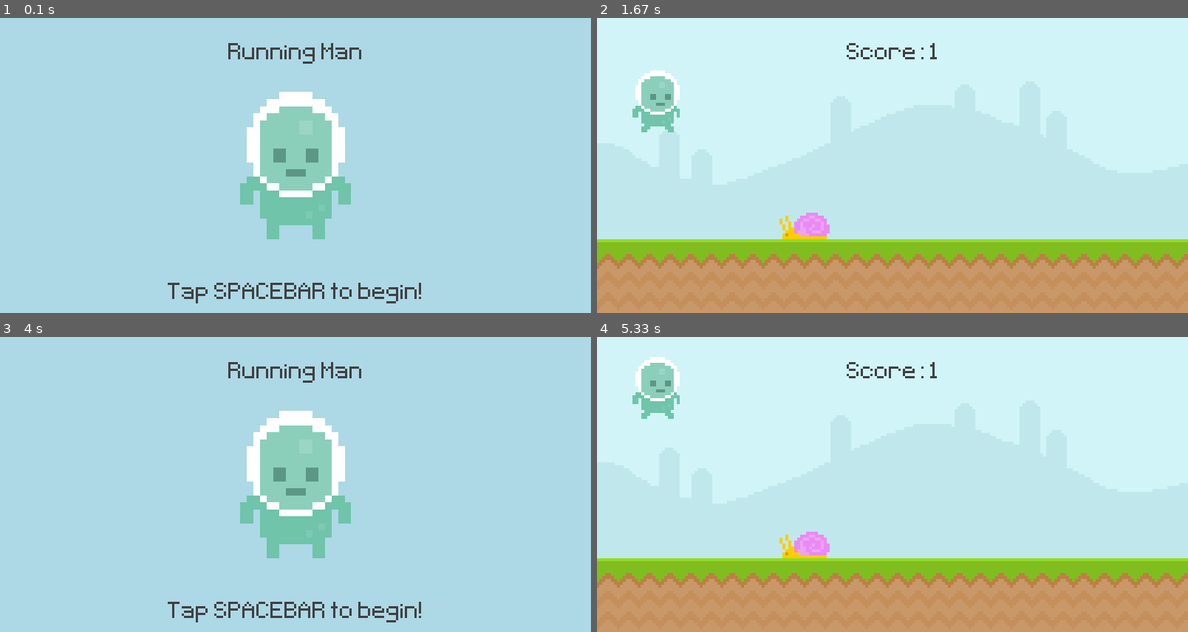
Above: before the commit, frames 1-4 (two rows, left to right).
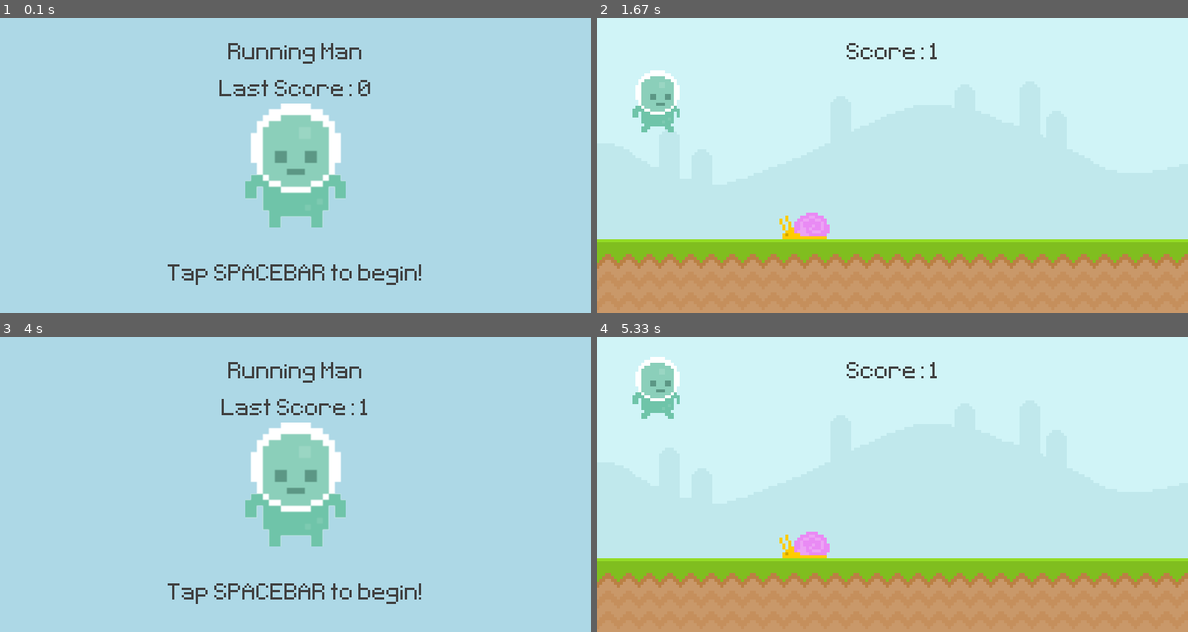
Above: after the commit, the same moments.

Repository: Clu-Codes/pygame
Game: pygame game, started from test.py
Same seed, same stepped clock (60 frames per second), same inputs: the game is played once before the commit and once after it.
Inputs (mouse positions are in pixels of both pictures, inside the frame that each line leads up to):
- Up to frame 1 (0.1 s): no input
- Up to frame 2 (1.67 s): tap Space at 0.33, 1.5 s; click (656, 206) at 0.72 s
- Up to frame 3 (4 s): tap Space at 2.33 s; click (59, 525) at 2.72 s
- Up to frame 4 (5.33 s): tap Space at 4, 4.33, 4.73, 5.03 s

The runs differ from the first frame. In frame 1, 4.6% of the frame differs, in the area x 28-72%, y 21-97%; in frame 2, nothing differs; in frame 3, 4.6%; in frame 4, nothing differs.

Commit message:
add improvements to intro screen - previous run score and use of rotozoom.

Diff:
--- a/test.py
+++ b/test.py
@@ -7,6 +7,7 @@
     score_surface = game_font.render(f'Score: {current_time}', False, (64,64,64)) #render takes three arguments: the text to display, whether you want anti-aliasing, and the color of the font
     score_rect = score_surface.get_rect(center = (400, 50))
     screen.blit(score_surface, score_rect)
+    return current_time
 
 pygame.init()
 screen = pygame.display.set_mode((800, 400))
@@ -14,6 +15,7 @@
 clock = pygame.time.Clock()
 game_active = False
 start_time = 0 # initialize the timer at zero
+score = 0
 
 game_font = pygame.font.Font('font/Pixeltype.ttf', 50)
 
@@ -29,15 +31,14 @@
 
 # Pre-Game Screen
 player_ready_surf = pygame.image.load('graphics/Player/player_stand.png').convert_alpha()
-player_ready_scaled = pygame.transform.scale(player_ready_surf, (150, 200))
-player_ready_rect = player_ready_scaled.get_rect(center = (400, 200))
-
+player_ready_surf = pygame.transform.rotozoom(player_ready_surf, 0, 2) # redefining player_ready_surf to be transformed at 0 degrees rotation and double the size
+player_ready_rect = player_ready_surf.get_rect(center = (400, 200))
 
 title_surf = game_font.render('Running Man', False, (64,64,64))
 title_rect = title_surf.get_rect(center = (400, 50))
 
 to_play_surf = game_font.render('Tap SPACEBAR to begin!', False, (64,64,64))
-to_play_rect = to_play_surf.get_rect(center = (400, 375))
+to_play_rect = to_play_surf.get_rect(center = (400, 350))
 
 while True:
     for event in pygame.event.get():
@@ -69,7 +70,7 @@
         # pygame.draw.rect(screen, '#c0e8ec', score_rect) # uses the draw() method to draw a shape, in this instance, a rectangle.
         # pygame.draw.rect(screen, '#c0e8ec', score_rect, 10) # duplicated the draw method to add some padding to the rectangle
         # screen.blit(score_surface, score_rect)
-        display_score()
+        score = display_score()
 
         player_gravity += 1
         player_rect.y += player_gravity
@@ -95,8 +96,11 @@
         #     print('jump')
     else:
         screen.fill((173, 216, 230))
-        screen.blit(player_ready_scaled, player_ready_rect)
+        screen.blit(player_ready_surf, player_ready_rect)
         screen.blit(title_surf, title_rect)
+        last_score_surf = game_font.render(f'Last Score: {score}', False, (64,64,64))
+        last_score_rect = last_score_surf.get_rect(center = (400, 100))
+        screen.blit(last_score_surf, last_score_rect)
         screen.blit(to_play_surf, to_play_rect)
 
 
